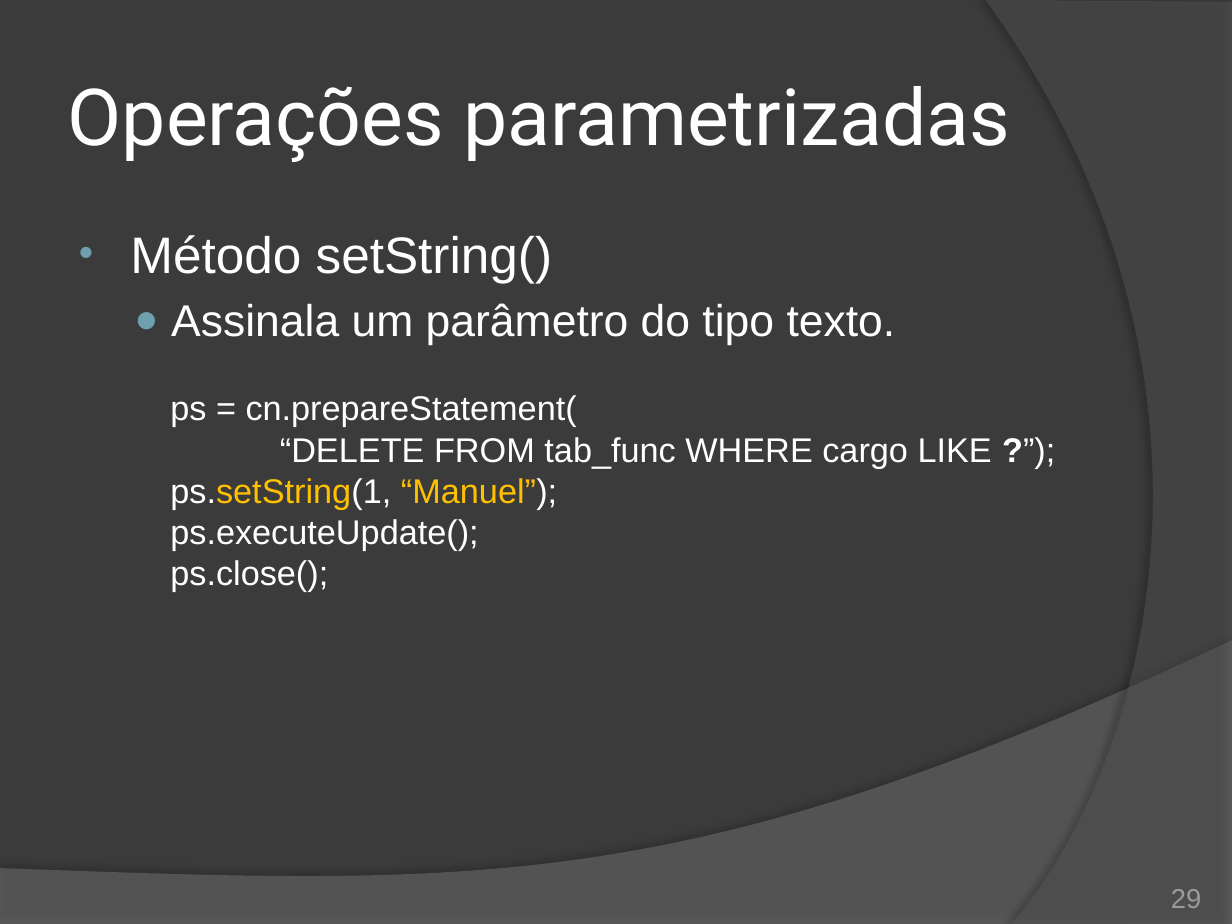
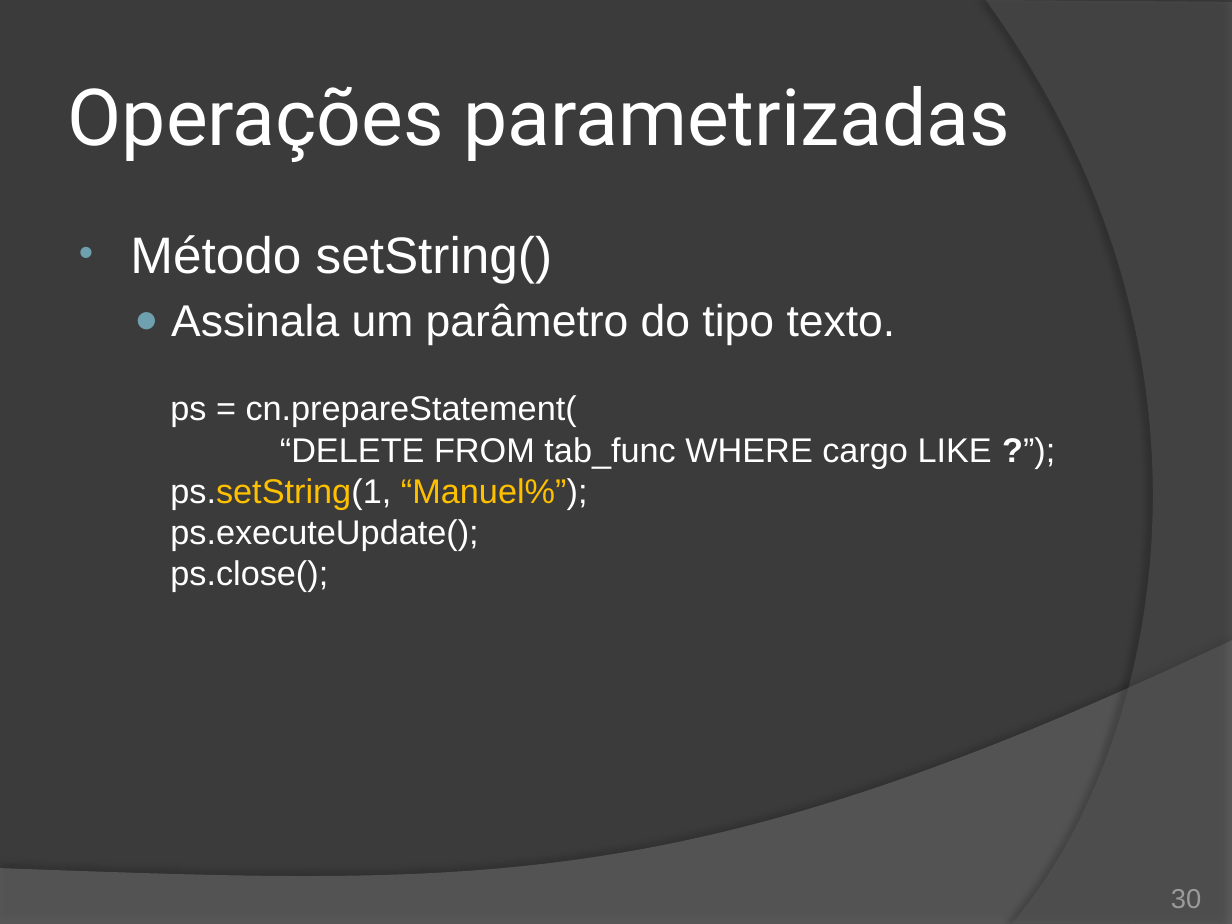
Before and after one commit to duchesqui/slzvieira-training, a slide deck: slide 30 of 2-Java-Programmer-Modulo-II/19.Capitulo11.pptx (slide 29 before the commit). Drawn at 1232x924 pixels with LibreOffice and Linux fonts; fonts in the diff are those of the drawing. Boxes give left, top, right and bottom in pixels: in the first picture for what was removed or moved away, otherwise in the second. Text is boxed around its words. In the diff, an @@ line names an element or a change of style, - is before the commit and + after.

```diff
--- a/2-Java-Programmer-Modulo-II/19.Capitulo11.pptx
+++ b/2-Java-Programmer-Modulo-II/19.Capitulo11.pptx
@@ text at (170, 478, 588, 509): text changed @@
-  ps.setString(1, “Manuel”);
+  ps.setString(1, “Manuel%”);
@@ page number at (1171, 889, 1201, 908): text changed @@
-29
+30
```
Also in this commit, not shown: 2 other slides changed, 1 slide added, 33 other files.
